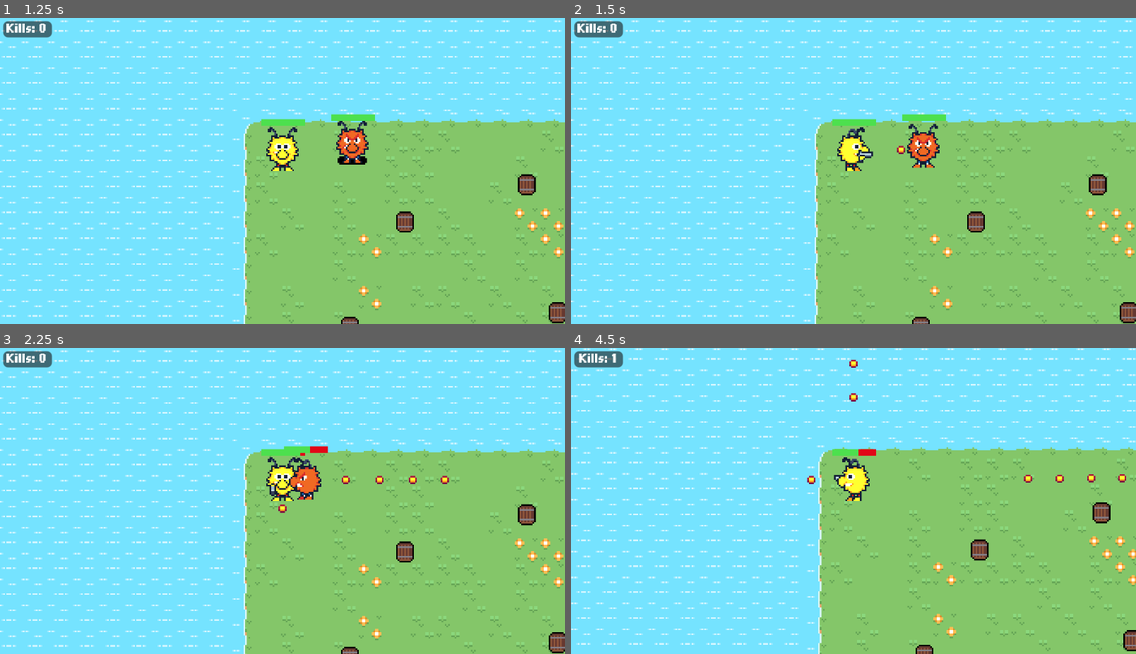
Above: before the commit, frames 1-4 (two rows, left to right).
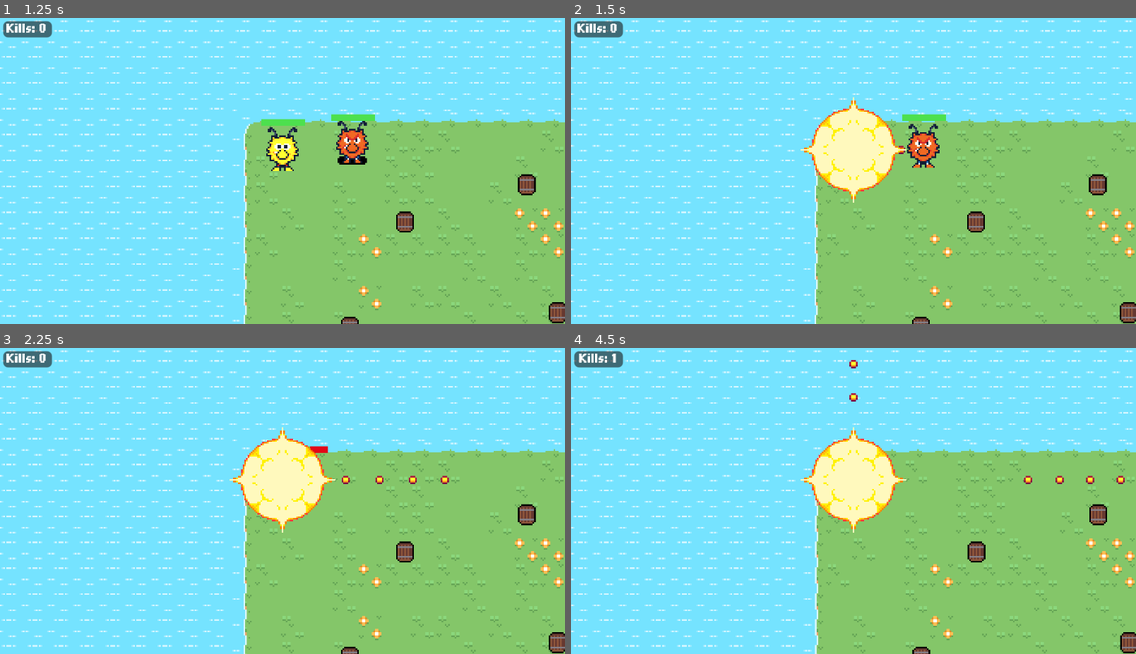
Above: after the commit, the same moments.

Repository: BonnGameDevKurs/gamedevgame
Game: Godot game, scene res://menus/start_menu/start_menu.tscn
Two runs of this game, one before a commit and one after it. Both use one fixed random seed, a clock stepped at 60 frames per second and the inputs below.
Inputs:
- Up to frame 1 (1.25 s): click "START" at 0.5 s
- Up to frame 2 (1.5 s): hold Right (fire_right) from 1.28 s (still down); tap Space (ability, bound only after the commit) at 1.35 s
- Up to frame 3 (2.25 s): release Right (fire_right) at 2.03 s; hold Down (fire_down) from 2.03 s (still down); tap Space (ability, bound only after the commit) at 2.1 s
- Up to frame 4 (4.5 s): release Down (fire_down) at 2.78 s; hold Right (fire_right) 2.78-3.53 s; tap Space (ability, bound only after the commit) at 2.85, 3.6, 4.35 s; hold Up (fire_up) 3.53-4.28 s; hold Left (fire_left) from 4.28 s (still down)

Frame 1 is identical in both runs. In frame 2, 3.4% of the frame differs, in the area x 40-60%, y 25-61%; in frame 3, 3.4%; in frame 4, 15%, in the area x 0-100%, y 0-100%.

Commit message:
add basic explosion functionality without raycasts

Diff:
--- a/characters/player/Player.tscn
+++ b/characters/player/Player.tscn
@@ -1,10 +1,11 @@
-[gd_scene load_steps=28 format=3 uid="uid://dn5pmqnms068s"]
+[gd_scene load_steps=33 format=3 uid="uid://dn5pmqnms068s"]
 
 [ext_resource type="Script" uid="uid://dfkyw376uwd0x" path="res://characters/player/player.gd" id="1_q3uxj"]
 [ext_resource type="Texture2D" uid="uid://dcev27m6raofu" path="res://assets/player/wusel-spritesheet.png" id="2_jr8aq"]
 [ext_resource type="Script" uid="uid://b1w1jgjnlxvm1" path="res://misc/hurt_box/hurt_box.gd" id="3_ibj0t"]
 [ext_resource type="Texture2D" uid="uid://c7tmmo3cksjmf" path="res://assets/player/gun-sheet.png" id="4_awrgq"]
 [ext_resource type="PackedScene" uid="uid://wknbi2gm8gp" path="res://misc/health_bar/health_bar.tscn" id="4_xoccb"]
+[ext_resource type="Texture2D" uid="uid://chff8bjwg11td" path="res://assets/explosion.png" id="6_awrgq"]
 
 [sub_resource type="CapsuleShape2D" id="CapsuleShape2D_jr8aq"]
 radius = 2.0
@@ -545,6 +546,85 @@
 &"shoot up alt": SubResource("Animation_ratqf")
 }
 
+[sub_resource type="Animation" id="Animation_k06rn"]
+resource_name = "explosion"
+length = 0.550005
+step = 0.05
+tracks/0/type = "value"
+tracks/0/imported = false
+tracks/0/enabled = true
+tracks/0/path = NodePath(".:visible")
+tracks/0/interp = 1
+tracks/0/loop_wrap = true
+tracks/0/keys = {
+"times": PackedFloat32Array(0, 0.5),
+"transitions": PackedFloat32Array(1, 1),
+"update": 1,
+"values": [true, false]
+}
+tracks/1/type = "value"
+tracks/1/imported = false
+tracks/1/enabled = true
+tracks/1/path = NodePath(".:frame")
+tracks/1/interp = 1
+tracks/1/loop_wrap = true
+tracks/1/keys = {
+"times": PackedFloat32Array(0, 0.05, 0.1, 0.15, 0.2, 0.25, 0.3, 0.35, 0.4, 0.45, 0.5),
+"transitions": PackedFloat32Array(1, 1, 1, 1, 1, 1, 1, 1, 1, 1, 1),
+"update": 1,
+"values": [0, 1, 2, 3, 4, 5, 6, 7, 8, 9, 0]
+}
+tracks/2/type = "method"
+tracks/2/imported = false
+tracks/2/enabled = true
+tracks/2/path = NodePath("..")
+tracks/2/interp = 1
+tracks/2/loop_wrap = true
+tracks/2/keys = {
+"times": PackedFloat32Array(0.15),
+"transitions": PackedFloat32Array(1),
+"values": [{
+"args": [],
+"method": &"_explosion_kill"
+}]
+}
+
+[sub_resource type="Animation" id="Animation_u7nq2"]
+length = 0.001
+tracks/0/type = "value"
+tracks/0/imported = false
+tracks/0/enabled = true
+tracks/0/path = NodePath(".:visible")
+tracks/0/interp = 1
+tracks/0/loop_wrap = true
+tracks/0/keys = {
+"times": PackedFloat32Array(0),
+"transitions": PackedFloat32Array(1),
+"update": 1,
+"values": [false]
+}
+tracks/1/type = "value"
+tracks/1/imported = false
+tracks/1/enabled = true
+tracks/1/path = NodePath(".:frame")
+tracks/1/interp = 1
+tracks/1/loop_wrap = true
+tracks/1/keys = {
+"times": PackedFloat32Array(0),
+"transitions": PackedFloat32Array(1),
+"update": 1,
+"values": [0]
+}
+
+[sub_resource type="AnimationLibrary" id="AnimationLibrary_iabyh"]
+_data = {
+&"RESET": SubResource("Animation_u7nq2"),
+&"explosion": SubResource("Animation_k06rn")
+}
+
+[sub_resource type="CircleShape2D" id="CircleShape2D_awrgq"]
+radius = 32.0
+
 [node name="Player" type="CharacterBody2D"]
 y_sort_enabled = true
 collision_layer = 2
@@ -612,3 +692,25 @@
 libraries = {
 &"": SubResource("AnimationLibrary_k06rn")
 }
+
+[node name="ExplosionSprite" type="Sprite2D" parent="."]
+visible = false
+z_index = 1
+position = Vector2(0, -13)
+texture = ExtResource("6_awrgq")
+hframes = 5
+vframes = 2
+
+[node name="ExplosionAnimation" type="AnimationPlayer" parent="."]
+root_node = NodePath("../ExplosionSprite")
+libraries = {
+&"": SubResource("AnimationLibrary_iabyh")
+}
+
+[node name="ExplosionArea" type="Area2D" parent="."]
+position = Vector2(0, -13)
+collision_layer = 16
+collision_mask = 16
+
+[node name="CollisionShape2D2" type="CollisionShape2D" parent="ExplosionArea"]
+shape = SubResource("CircleShape2D_awrgq")
--- a/characters/player/player.gd
+++ b/characters/player/player.gd
@@ -14,6 +14,7 @@
 @export var fire_rate = 0.2
 var can_fire = true
 
+var in_explosion_range = []
 
 var bullet = preload("res://characters/player/patrone.tscn")
 
@@ -24,19 +25,22 @@
 
 @onready var movement_animation = $MovementAnimation
 @onready var gun_animation = $GunAnimation
+@onready var explosion_animation = $ExplosionAnimation
 @onready var timer = $Timer
 
 @onready var shoot_pos_up = $Shoot_positions/Bullet_pos_up
 @onready var shoot_pos_down = $Shoot_positions/Bullet_pos_down
 @onready var shoot_pos_right = $Shoot_positions/Bullet_pos_right
 @onready var shoot_pos_left = $Shoot_positions/Bullet_pos_left
+
 
 func _ready():
 	motion_mode = MOTION_MODE_FLOATING
 	$MovementAnimation.play("idle down")
 	$Timer.timeout.connect(_on_fire_timer_timeout)
 	$HurtBox.damaged.connect(_on_damage_taken)
-
+	$ExplosionArea.area_entered.connect(_on_explosion_area_entered)
+	$ExplosionArea.area_exited.connect(_on_explosion_area_exited)
 
 
 func _physics_process(_delta):
@@ -69,6 +73,9 @@
 
 	# direction can be influenced by shooting direction on idle
 	set_animation(direction)
+
+	if Input.is_action_just_pressed("ability"):
+		explosion_animation.play("explosion")
 
 
 func set_animation(direction):
@@ -176,3 +183,22 @@
 	if health <= 0:
 		get_tree().paused = true
 		died.emit()
+
+
+func _on_explosion_area_entered(area: Area2D):
+	if not area is HurtBox:
+		return
+	if area.get_parent() == self:
+		return
+	in_explosion_range.append(area)
+
+
+func _on_explosion_area_exited(area: Area2D):
+	in_explosion_range.erase(area)
+
+
+func _explosion_kill():
+	for box in in_explosion_range:
+		box.get_parent().queue_free()
+		var kills = StatsHolder.kill_counter + 1
+		StatsHolderClass.update_stat(StatsHolderClass.Stats.KILLCOUNTER, kills)
--- a/project.godot
+++ b/project.godot
@@ -87,6 +87,11 @@
 "events": [Object(InputEventKey,"resource_local_to_scene":false,"resource_name":"","device":-1,"window_id":0,"alt_press …(195 unchanged characters)…
 ]
 }
+ability={
+"deadzone": 0.2,
+"events": [Object(InputEventKey,"resource_local_to_scene":false,"resource_name":"","device":-1,"window_id":0,"alt_pressed":false,"shift_pressed":false,"ctrl_pressed":false,"meta_pressed":false,"pressed":false,"keycode":0,"physical_keycode":32,"key_label":0,"unicode":32,"location":0,"echo":false,"script":null)
+]
+}
 
 [layer_names]
 
Binary file added: assets/explosion.png
Not shown, added: assets/explosion.png.import
